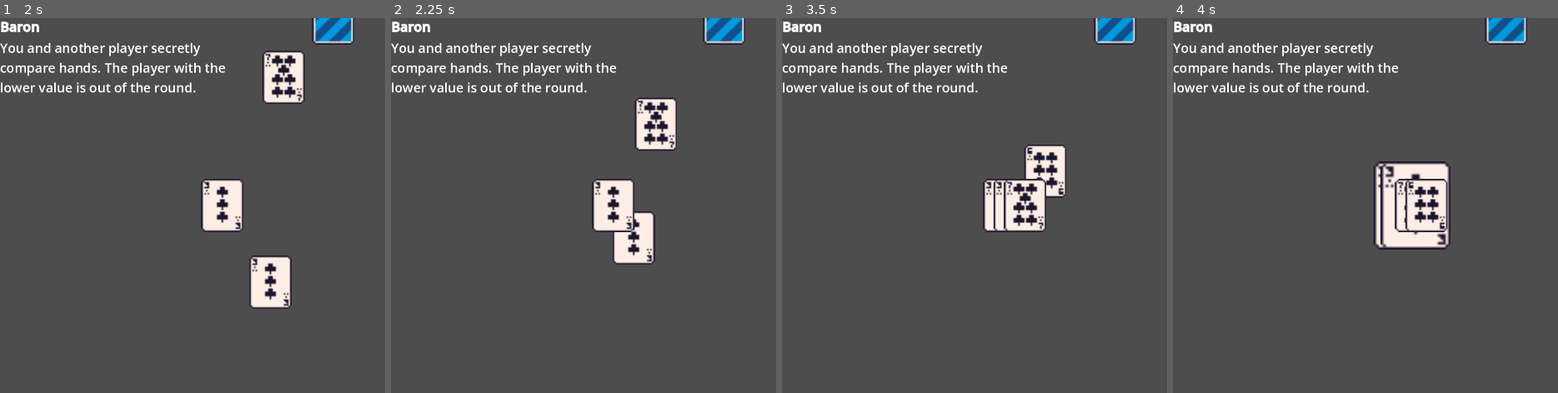
Above: before the commit, frames 1-4 (left to right).
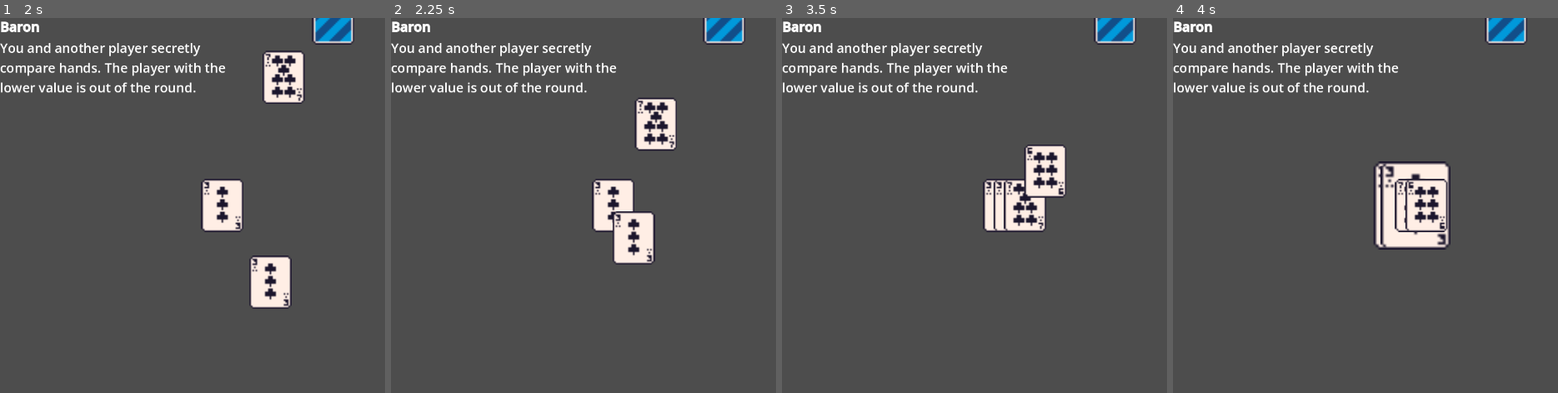
Above: after the commit, the same moments.

Repository: maxnovak/love-letter
Game: Godot game, scene res://table.tscn
Two runs of this game, one before a commit and one after it. Both use one fixed random seed, a clock stepped at 60 frames per second and the inputs below.
Inputs (mouse positions are in pixels of both pictures, inside the frame that each line leads up to):
- Up to frame 1 (2 s): tap Enter at 0.5 s; move the mouse to (308, 381) at 0.52 s; click (308, 381) at 0.67 s; move the mouse to (334, 381) at 1.27 s; click (334, 381) at 1.42 s
- Up to frame 2 (2.25 s): move the mouse to (675, 78) at 2.02 s; click (675, 78) at 2.17 s
- Up to frame 3 (3.5 s): move the mouse to (1086, 29) at 2.77 s; click (1086, 29) at 2.92 s
- Up to frame 4 (4 s): move the mouse to (1396, 205) at 3.52 s; click (1396, 205) at 3.67 s

Frame 1 is identical in both runs. In frame 2, 0.2% of the frame differs, in the area x 57-64%, y 51-58%; in frame 3, 0.2%, in the area x 62-69%, y 42-48%; in frame 4, nothing differs.

Commit message:
Move node position to make z index look better

Diff:
--- a/table.tscn
+++ b/table.tscn
@@ -6,6 +6,9 @@
 
 [node name="Table" type="Node2D"]
 script = ExtResource("1_p1sh2")
+
+[node name="PlayedCards" type="Node2D" parent="."]
+position = Vector2(427, 360)
 
 [node name="PlayersHand" type="Node2D" parent="."]
 position = Vector2(640, 700)
@@ -30,7 +33,4 @@
 theme_override_font_sizes/font_size = 25
 autowrap_mode = 2
 
-[node name="PlayedCards" type="Node2D" parent="."]
-position = Vector2(427, 360)
-
 [connection signal="text" from="PlayersHand" to="HUD" method="_on_players_hand_text"]
